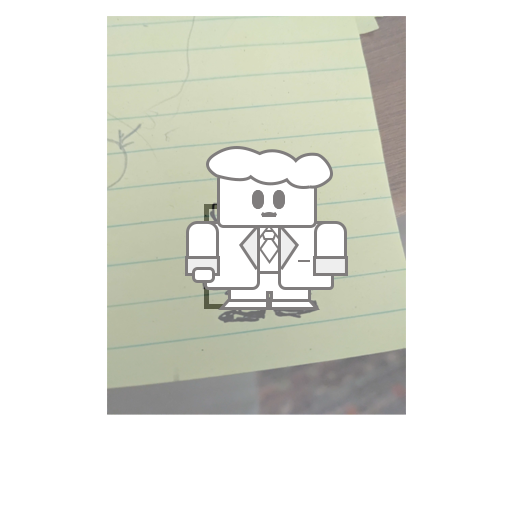
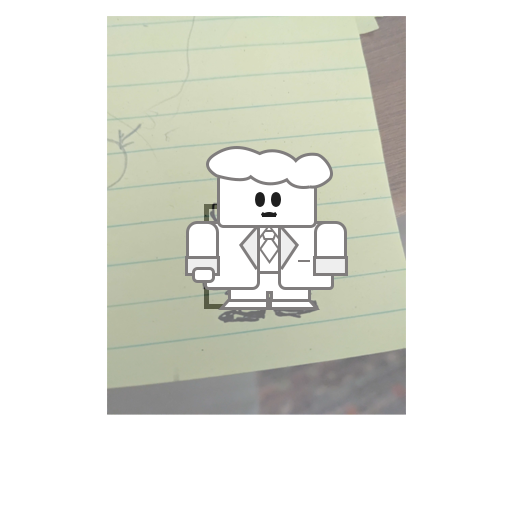
Layered file, before and after one edit (w=512, h=512). Changes by layer:
painted on "Shape 1" (1st of 3, in "MehFace") over (262, 214, 276, 217)
removed layer "Ellipse 2 copy" (1st of 3, in "MehFace") from group "MehFace" over (252, 190, 264, 209)
removed layer "Ellipse 2" (1st of 3, in "MehFace") from group "MehFace" over (273, 190, 285, 209)
painted on "Shape 1" (2nd of 3, in "SadFace") over (261, 212, 277, 217)
removed layer "Ellipse 2 copy" (2nd of 3, in "SadFace") from group "SadFace" over (252, 190, 264, 209)
removed layer "Ellipse 2" (2nd of 3, in "SadFace") from group "SadFace" over (273, 190, 285, 209)
painted on "Shape 1" (3rd of 3, in "HappyFace") over (261, 212, 277, 217)
painted on "Ellipse 2 copy" (in "HappyFace") over (252, 190, 265, 209)
painted on "Ellipse 2" (in "HappyFace") over (271, 190, 285, 209)
